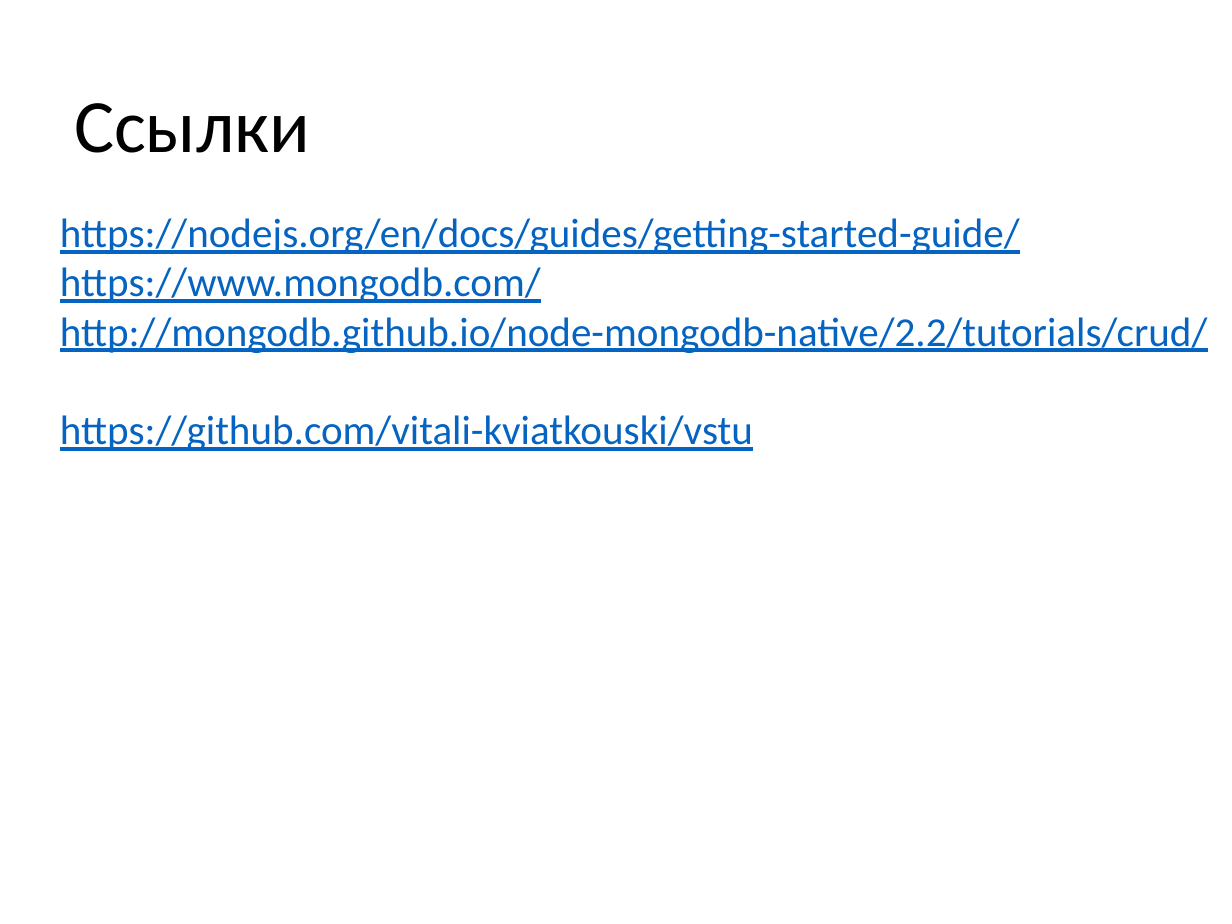
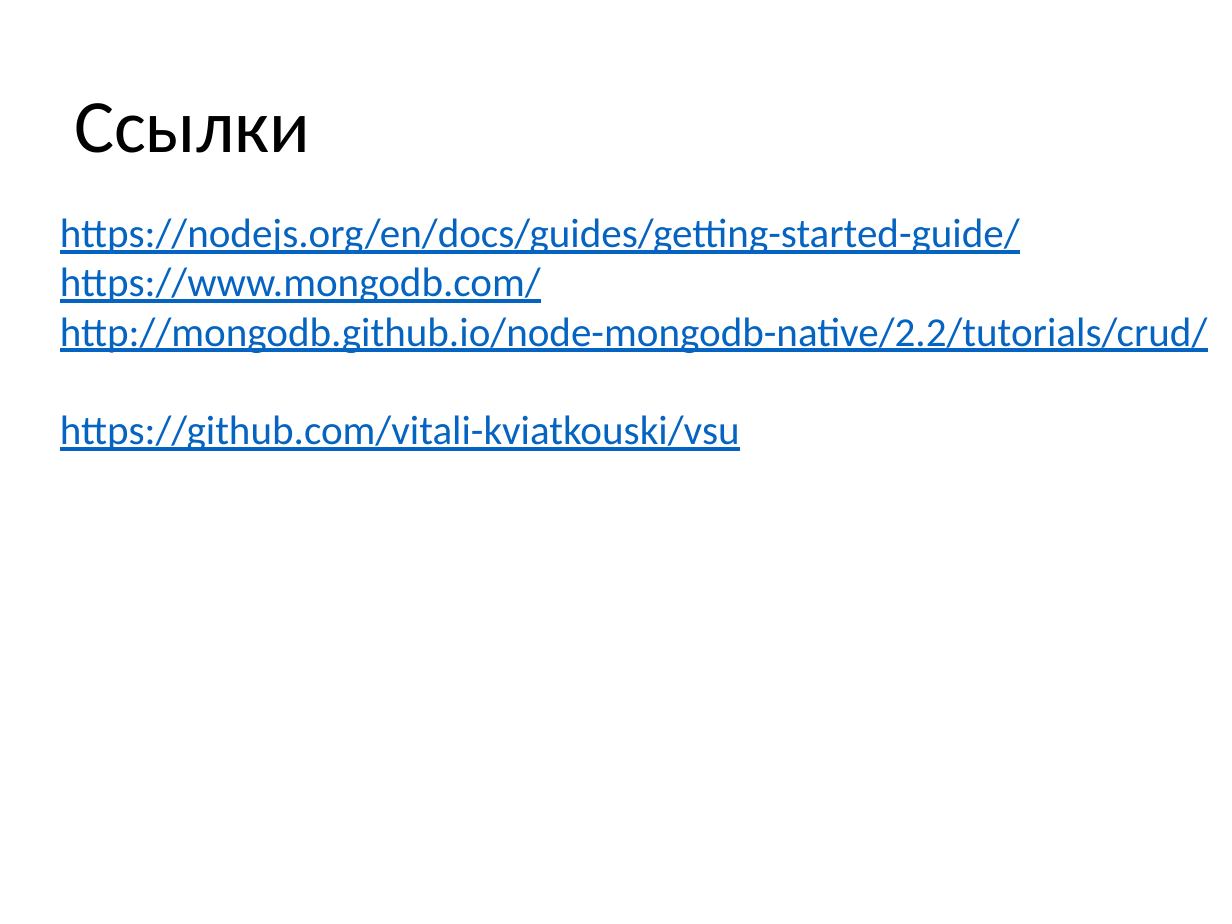
Before and after one commit to vitali-kviatkouski/vstu, a slide deck: slide 18 of node_js.pptx. Drawn at 1232x924 pixels with LibreOffice and Linux fonts; fonts in the diff are those of the drawing. Boxes give left, top, right and bottom in pixels: in the first picture for what was removed or moved away, otherwise in the second. Text is boxed around its words. In the diff, an @@ line names an element or a change of style, - is before the commit and + after.

Commit message:
fixing vstu -> vsu

```diff
--- a/node_js.pptx
+++ b/node_js.pptx
@@ text at (60, 415, 740, 451): text changed @@
-https://github.com/vitali-kviatkouski/vstu
+https://github.com/vitali-kviatkouski/vsu
```
